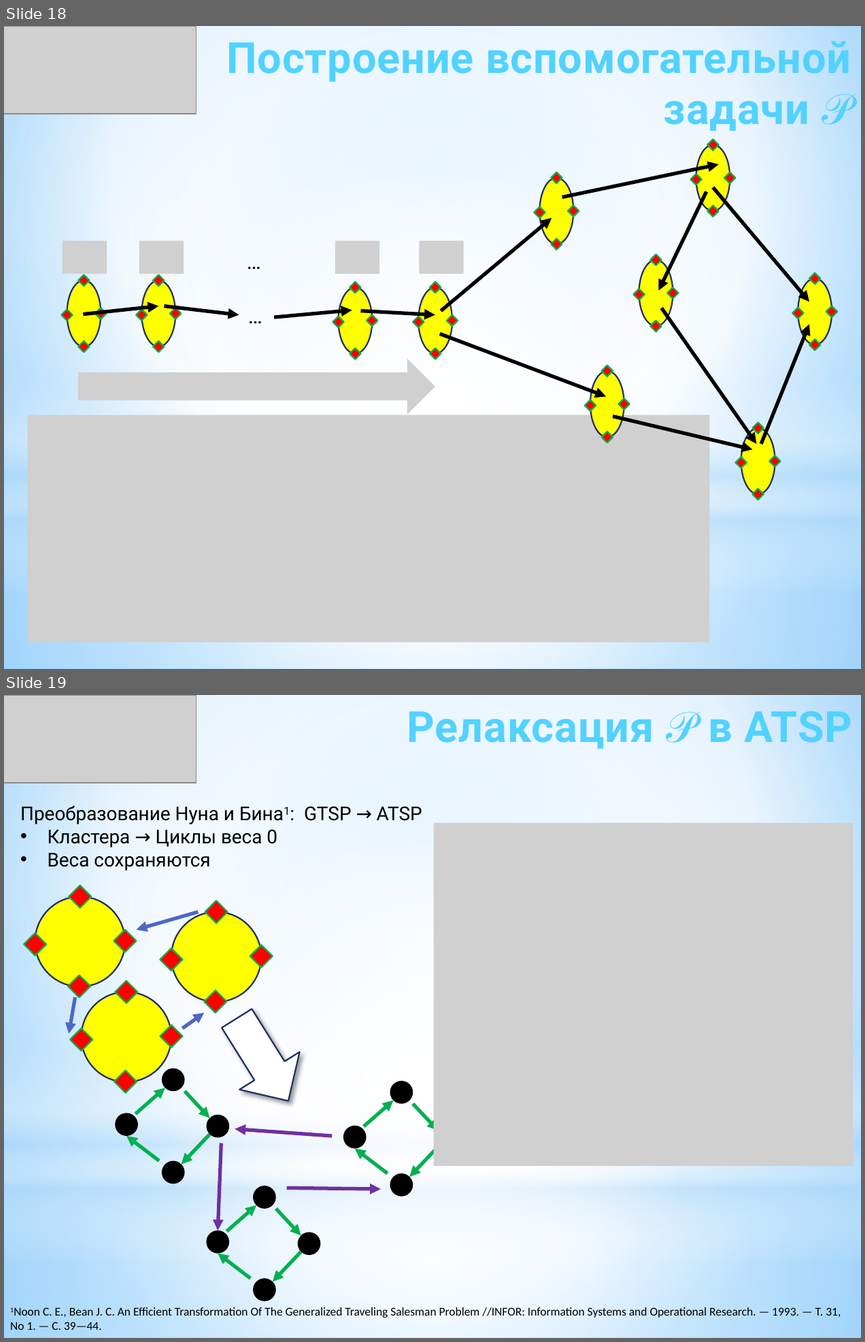
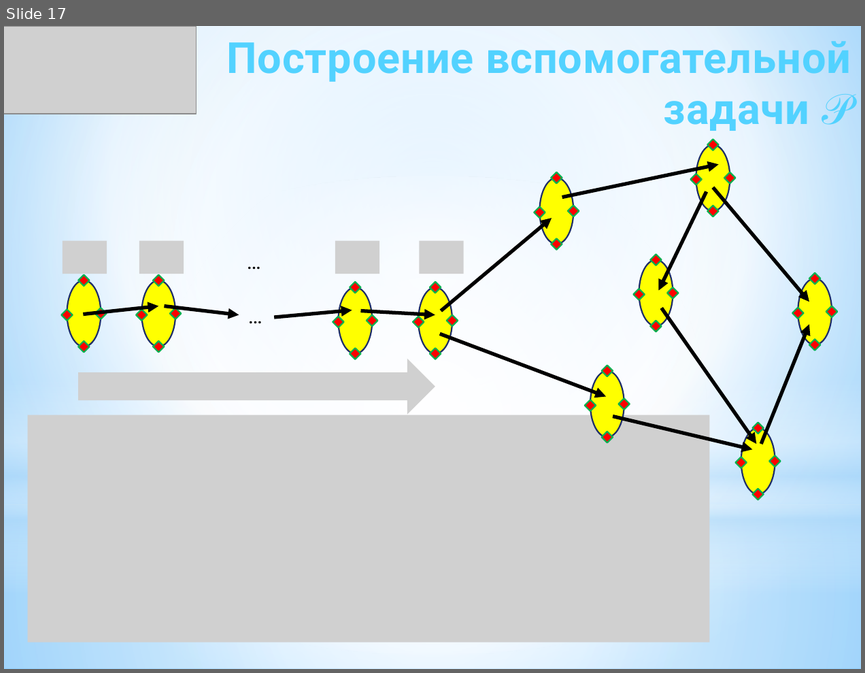
Before and after one commit to ukoloff/these, a slide deck: docx/К заседанию/30 Доклад.pptx. Shown one above the other, each under a label of ours: slides 18 and 19 before the commit, slide 17 after it. The pictures are 865x1342 and 865x673 pixels, drawn with LibreOffice and Linux fonts; fonts in the diff are those of the drawing; grey boxes stand for pictures. Boxes give left, top, right and bottom in pixels: in the first picture for what was removed or moved away, otherwise in the second. Text is boxed around its words. In the diff, an @@ line names an element or a change of style, - is before the commit and + after.

```diff
--- a/docx/К заседанию/30 Доклад.pptx
+++ b/docx/К заседанию/30 Доклад.pptx
@@ slide 19 removed at (4,695,861,1338), background gradient #9ED5FF to #FFFFFF to #5BB9FF; not listed: 4 template elements that a slide beside it also shows @@
@@ picture removed at (4,695,197,783) @@
@@ text removed at (407,711,852,749) @@
-Релаксация 𝒫 в ATSP
@@ text removed at (20,805,422,870) @@
-Преобразование Нуна и Бина1: GTSP → ATSP
-• Кластера → Циклы веса 0
-• Веса сохраняются
@@ picture removed at (433,823,852,1166) @@
@@ group removed at (24,885,272,1093): 12 diamonds, 3 ellipses, 3 arrows @@
@@ down arrow removed at (206,999,318,1119) @@
@@ group removed at (116,1068,438,1301): 15 arrows, 11 ellipses @@
@@ text removed at (10,1307,840,1329) @@
-1Noon C. E., Bean J. C. An Efficient Transformation Of The Generalized Traveling Salesman Problem //INFOR: Information Systems and Operational Research. — 1993. — Т. 31, No 1. — С. 39—44.
@@ what was slide 18 is now slide 17 @@
```
Also in this commit, not shown: 6 slides changed, 3 other slides removed.
